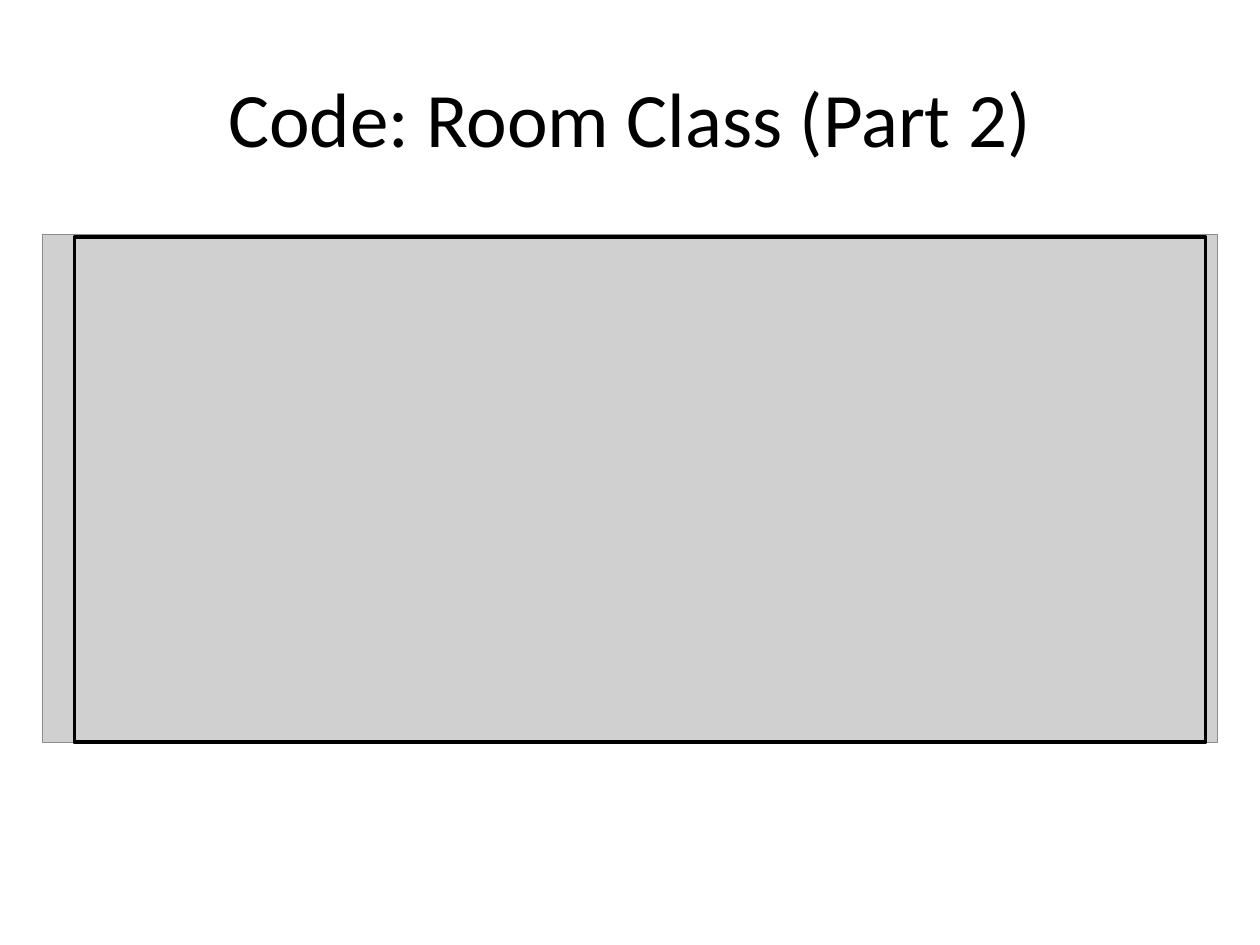
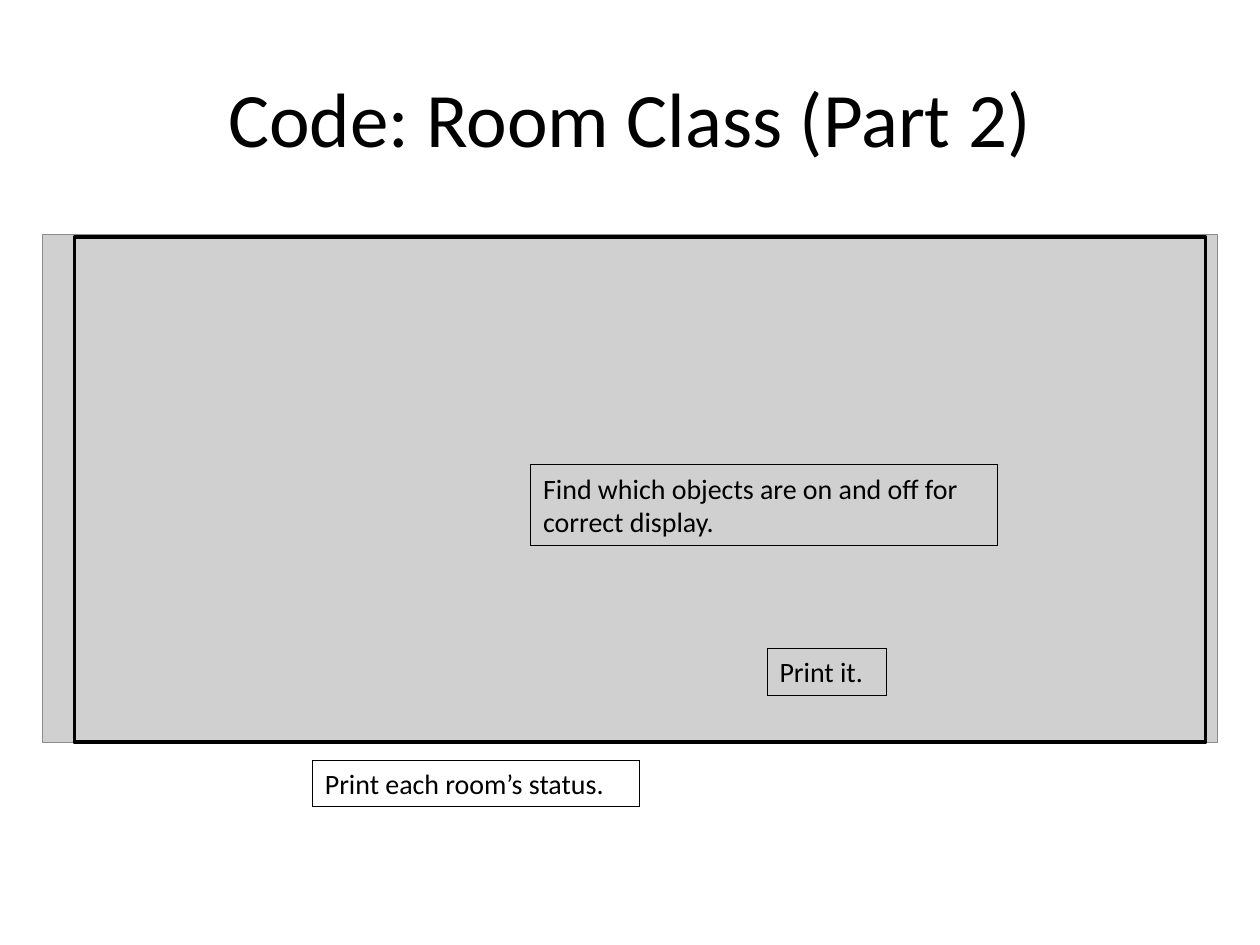
Before and after one commit to jzrlza/SmartHomePrototype, a slide deck: slide 20 of project_presentation.pptx. Drawn at 1260x945 pixels with LibreOffice and Linux fonts; fonts in the diff are those of the drawing; grey boxes stand for pictures. Boxes give left, top, right and bottom in pixels: in the first picture for what was removed or moved away, otherwise in the second. Text is boxed around its words. In the diff, an @@ line names an element or a change of style, - is before the commit and + after.

```diff
--- a/project_presentation.pptx
+++ b/project_presentation.pptx
@@ rectangle added at bbox=[530, 465, 997, 546], outline #000000 0.75 pt, 16 pt, text #000000 @@
+Find which objects are on and off for correct display.
@@ rectangle added at bbox=[767, 649, 886, 696], outline #000000 0.75 pt, 16 pt, text #000000 @@
+Print it.
@@ rectangle added at bbox=[312, 760, 640, 806], outline #000000 0.75 pt, 16 pt, text #000000 @@
+Print each room’s status.
```
Also in this commit, not shown: 8 other slides changed.
